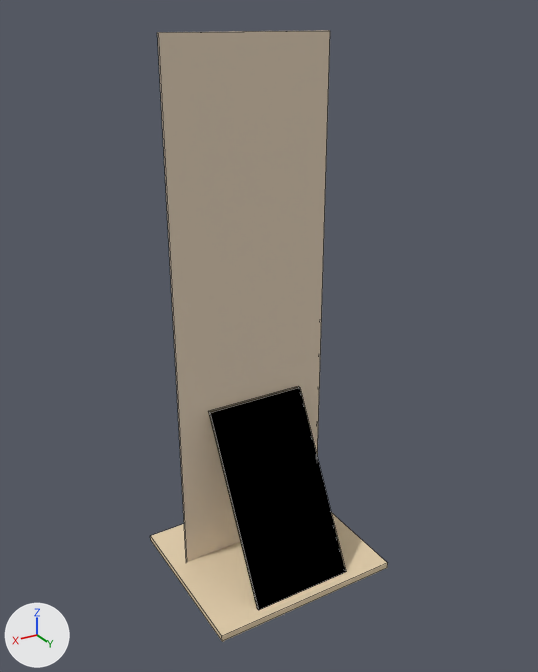
One commit to the OBJ model public/models/cutout_stand.obj: the scene before it, then after it.
Rendered twice from a camera (50 mm lens) standing at (1.014, 1.79, 1.637) and looking at (-0.006, 0.09, 0.787). The lights are fixed; the arrows at lower left show +X, +Y and +Z. The first picture is the older version. Mesh edges are drawn as thin lines. Where no turn or scale is listed for an object, it has been applied to the vertices.

Before the edit, the objects in view are built like this:
```python
me_cardboardcutout = bpy.data.meshes.new('CardboardCutout')
me_cardboardcutout.from_pydata(...)  # 24 vertices, 18 faces; spans x -0.3..0.3, y -0.18..0.34, z 0.0..1.6
# faces by material slot: [1, 5, 12]
me_cardboardcutout.materials.append(mat_characterportrait)  # white #ffffff
me_cardboardcutout.materials.append(mat_cardboardrim)  # beige #e2d0b8
me_cardboardcutout.materials.append(mat_kraftcardboard)  # beige #e5d0ad
ob_cardboardcutout = bpy.data.objects.new('CardboardCutout', me_cardboardcutout)
ob_cardboardcutout.location = (0.0, 0.0, 0.0)
```
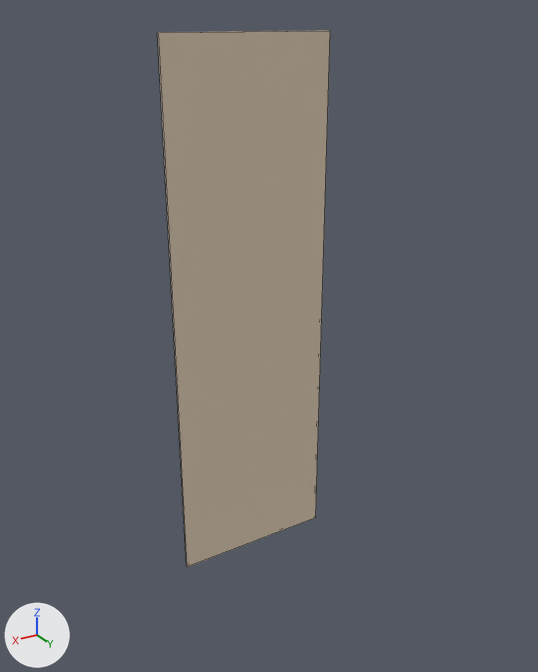
Commit message: Remove the standee stand entirely

Boxes [x1, y1, x2, y2] around the edits, measured in the pictures (538 x 672 px):
'CardboardCutout', reshaped (27% narrower, 12% shorter): before [151, 30, 388, 642]; after [157, 30, 330, 567]
part 1 of me_cardboardcutout, deleted (beige): before [151, 512, 388, 642]
part 2 of me_cardboardcutout, deleted: before [208, 387, 346, 610]

The change in detail:
me_cardboardcutout is used by ob_cardboardcutout; location (0.0, 0.0, 0.0).
me_cardboardcutout had 24 vertices, 18 faces and spanned x -0.3..0.3, y -0.18..0.34, z 0.0..1.6.
me_cardboardcutout now has 8 vertices, 6 faces and spans x -0.25..0.25, y 0.0, z 0.0..1.6.
me_cardboardcutout part 1: the loose piece of 8 vertices spanning x -0.3..0.3, y -0.18..0.34, z 0.0..0.02 is deleted.
me_cardboardcutout part 2: the loose piece of 8 vertices spanning x -0.16..0.16, y 0.01..0.31, z 0.02..0.55 is deleted.
me_cardboardcutout no longer uses material mat_kraftcardboard (beige #e5d0ad).
